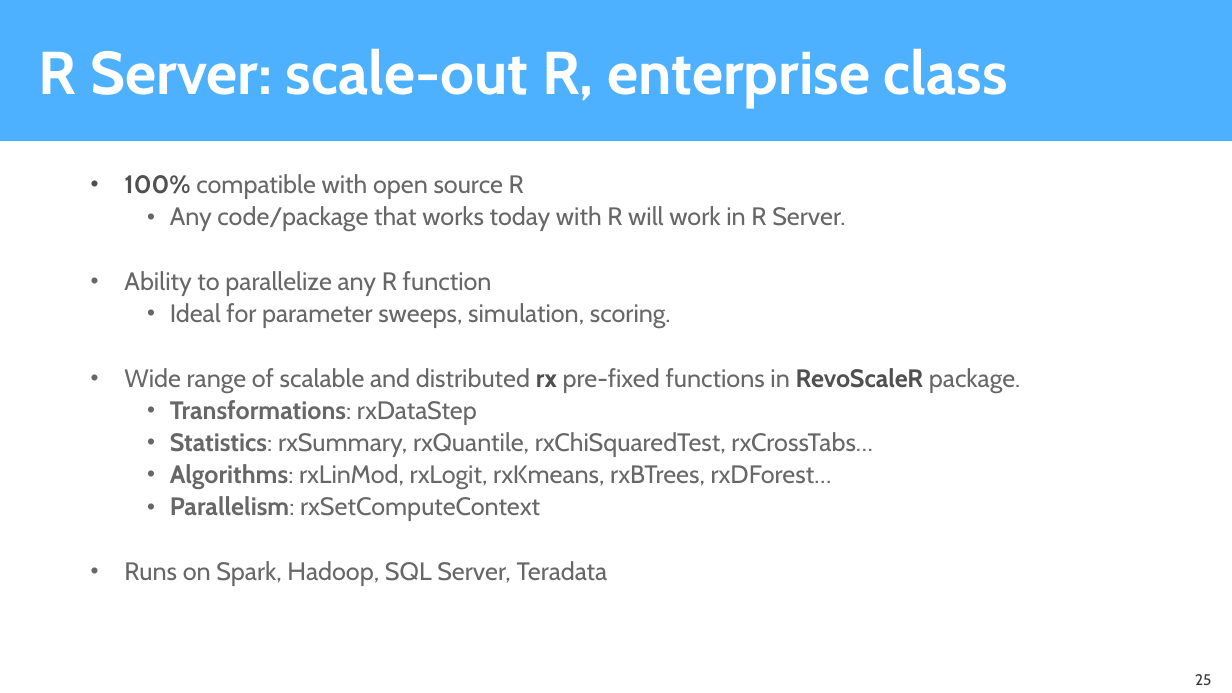
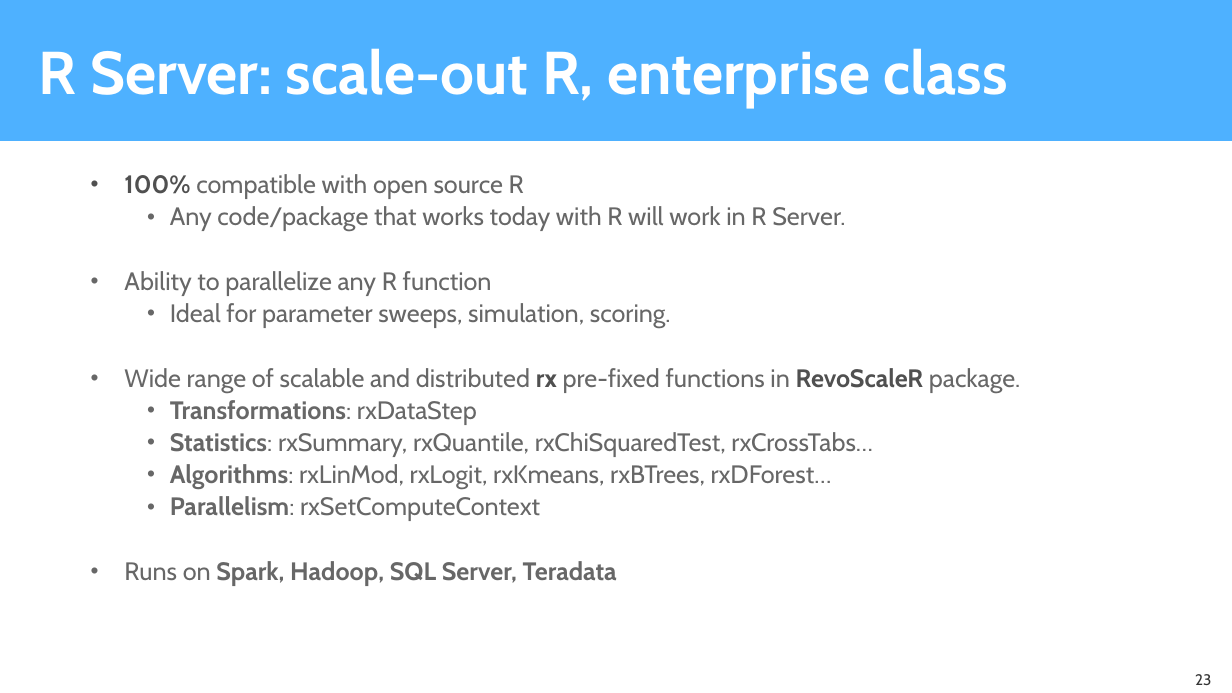
Before and after one commit to microsoft/AI-Immersion-Workshop, a slide deck: slide 23 of R server Tools for scaling R using Azure/docs/ToolsForScalingRUsingAzure.pptx (slide 25 before the commit). Drawn at 1232x693 pixels with LibreOffice and Linux fonts; fonts in the diff are those of the drawing; background and template pictures are left out. Boxes give left, top, right and bottom in pixels: in the first picture for what was removed or moved away, otherwise in the second. Text is boxed around its words. In the diff, an @@ line names an element or a change of style, - is before the commit and + after.

Commit message:
modified slides with more on SQL Server R Services and MRS

```diff
--- a/R server Tools for scaling R using Azure/docs/ToolsForScalingRUsingAzure.pptx
+++ b/R server Tools for scaling R using Azure/docs/ToolsForScalingRUsingAzure.pptx
@@ text at box(124, 561, 617, 586): bold on in "Spark, Hadoop, SQL Server, Teradata" @@
@@ page number at box(1195, 674, 1211, 685): text changed @@
-25
+23
```
Also in this commit, not shown: 3 other slides changed, 2 slides added, 4 slides removed.
